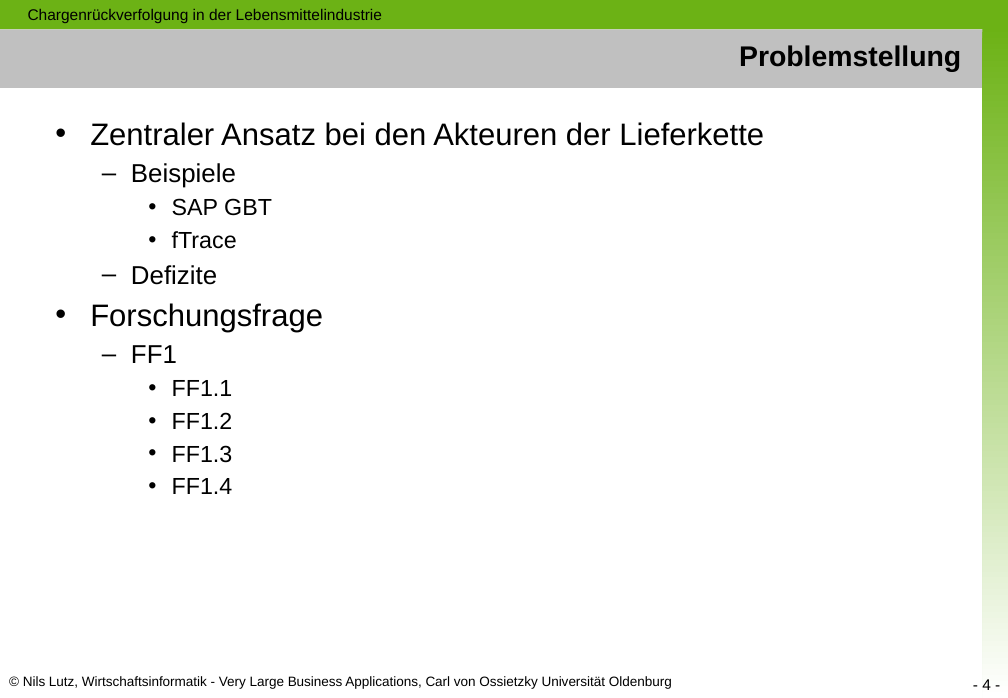
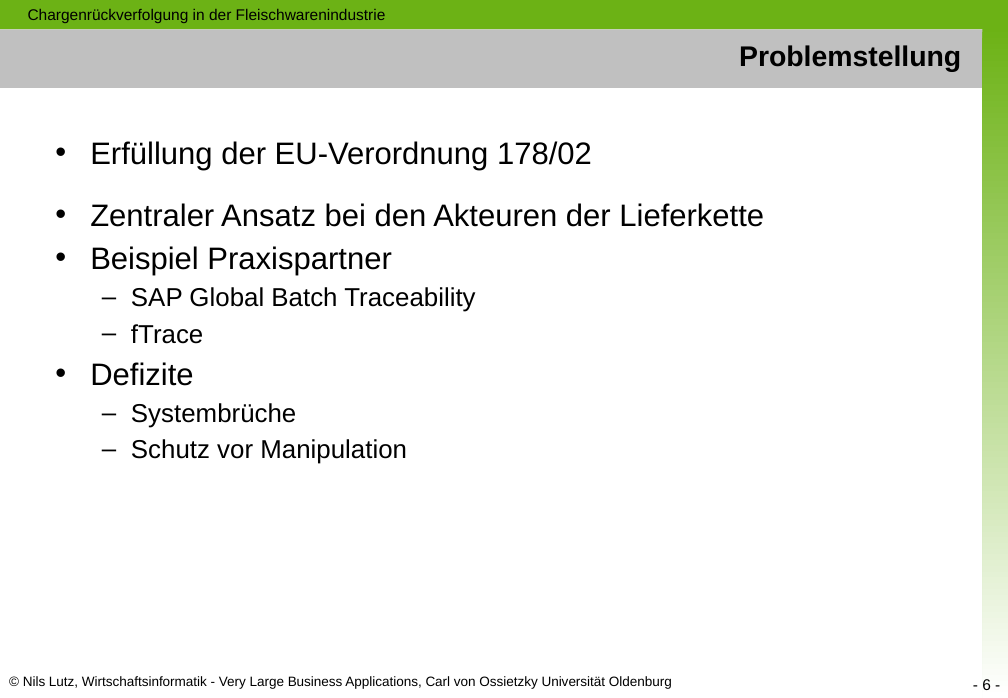
Before and after one commit to nimble-123/masterthesis, a slide deck: slide 6 of presentations/Proposal.pptx (slide 4 before the commit). Drawn at 1008x698 pixels with LibreOffice and Linux fonts; fonts in the diff are those of the drawing. Boxes give left, top, right and bottom in pixels: in the first picture for what was removed or moved away, otherwise in the second. Text is boxed around its words. In the diff, an @@ line names an element or a change of style, - is before the commit and + after.

```diff
--- a/presentations/Proposal.pptx
+++ b/presentations/Proposal.pptx
@@ text at box(28, 8, 386, 23): text changed @@
-Chargenrückverfolgung in der Lebensmittelindustrie
+Chargenrückverfolgung in der Fleischwarenindustrie
@@ text at box(90, 141, 592, 170): paragraph added @@
+• Erfüllung der EU-Verordnung 178/02
@@ text at box(90, 203, 764, 386): size 18 to 20 pt in "fTrace"; size 20 to 24 pt in "Defizite"; line spacing 1 to 1.5; bullet • to –; list level 3 to 2 in "fTrace"; bullet – to •; list level 2 to 1 in "Defizite" @@
@@ text at box(90, 246, 475, 312): text changed @@
-  – Beispiele
-    • SAP GBT
+• Beispiel Praxispartner
+  – SAP Global Batch Traceability
@@ text at box(131, 403, 407, 464): text changed; size 18 to 20 pt @@
-• Forschungsfrage
-  – FF1
-    • FF1.1
-    • FF1.2
-    • FF1.3
-    • FF1.4
+  – Systembrüche
+  – Schutz vor Manipulation
@@ page number at box(982, 679, 991, 690): text changed @@
-- 4 -
+- 6 -
```
Also in this commit, not shown: 7 other slides changed, 5 slides added.
